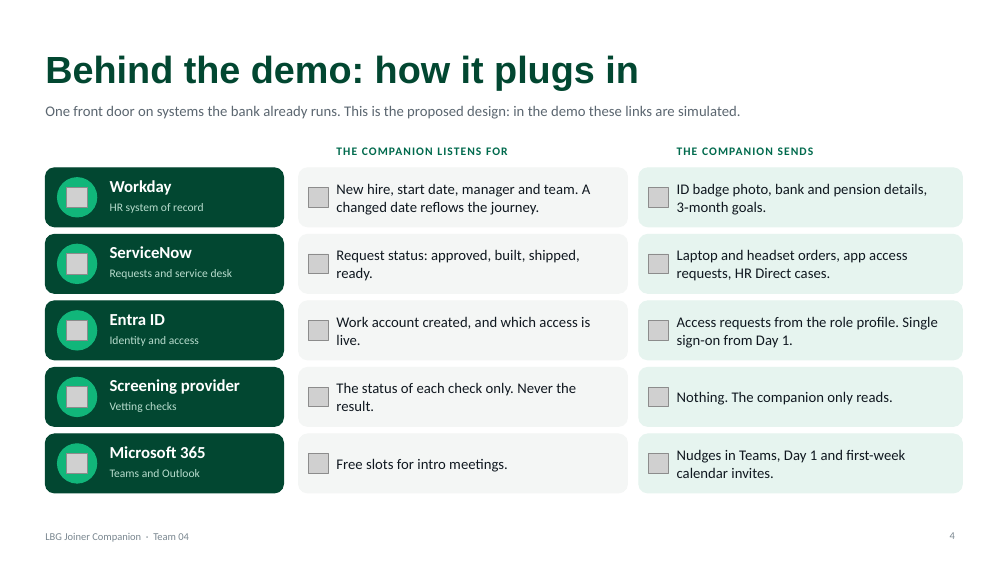
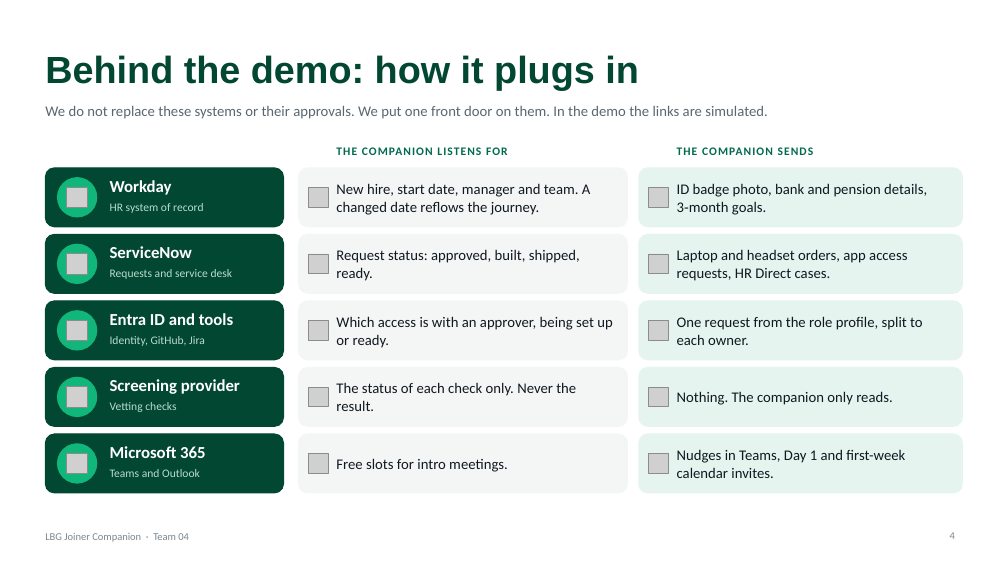
Before and after one commit to KG-droid/GitPushPray, a slide deck: slide 4 of docs/joiner-companion-demo.pptx. Drawn at 1008x567 pixels with LibreOffice and Linux fonts; fonts in the diff are those of the drawing; grey boxes stand for pictures. Boxes give left, top, right and bottom in pixels: in the first picture for what was removed or moved away, otherwise in the second. Text is boxed around its words. In the diff, an @@ line names an element or a change of style, - is before the commit and + after.

```diff
--- a/docs/joiner-companion-demo.pptx
+++ b/docs/joiner-companion-demo.pptx
@@ text at [45,106,767,119]: text changed @@
-One front door on systems the bank already runs. This is the proposed design: in the demo these links are simulated.
+We do not replace these systems or their approvals. We put one front door on them. In the demo the links are simulated.
@@ text at [110,313,233,325]: text changed @@
-Entra ID
+Entra ID and tools
@@ text at [336,316,612,348]: text changed @@
-Work account created, and which access is live.
+Which access is with an approver, being set up or ready.
@@ text at [677,316,923,345]: text changed @@
-Access requests from the role profile. Single sign-on from Day 1.
+One request from the role profile, split to each owner.
@@ text at [110,336,205,346]: text changed @@
-Identity and access
+Identity, GitHub, Jira
```
Also in this commit, not shown: 1 other slide changed, 1 slide added, 1 slide removed.
